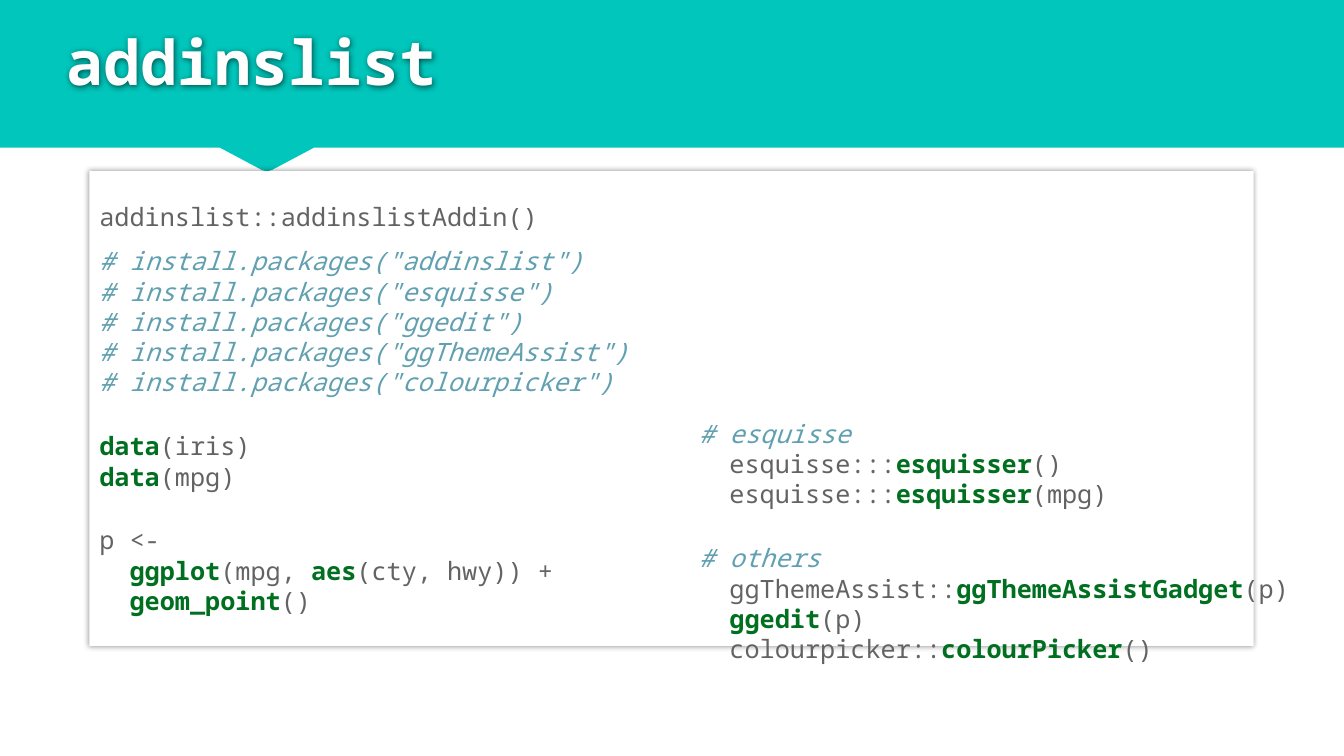
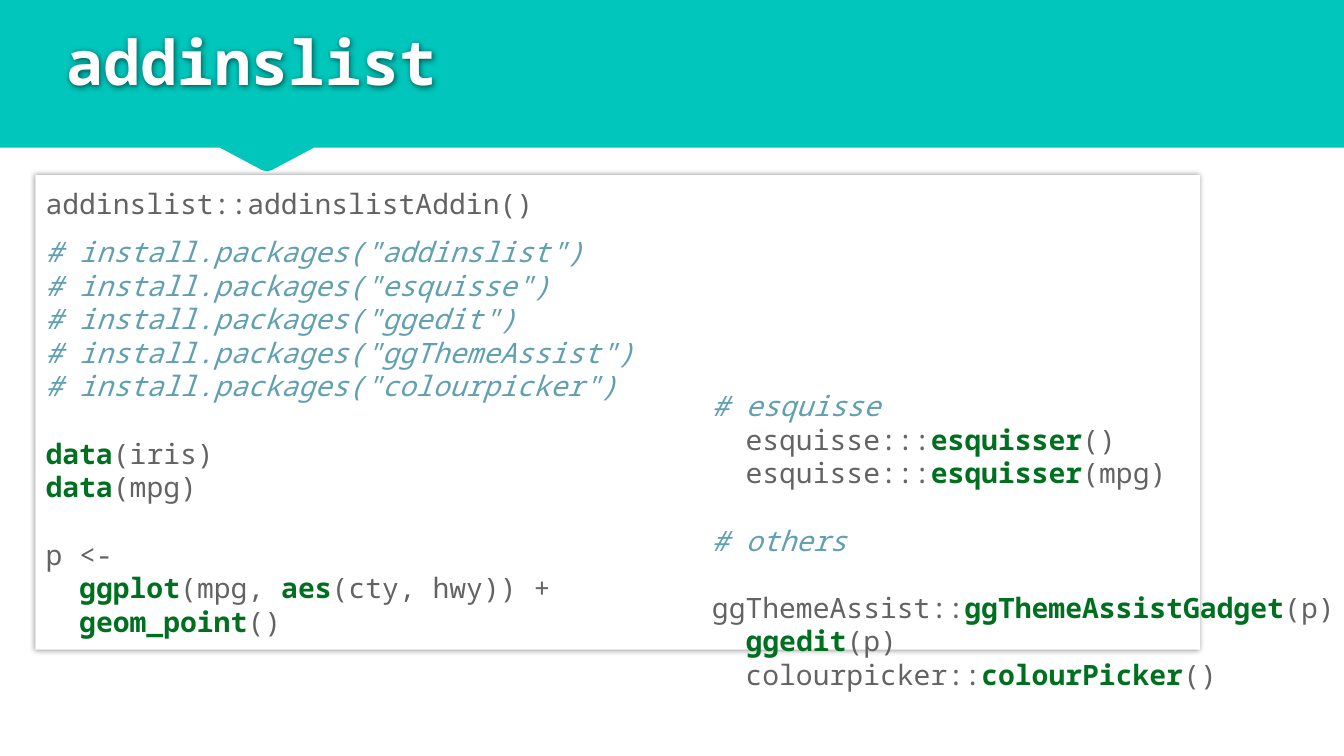
Before and after one commit to rjake/talks-and-presentations, a slide deck: slide 43 of data_viz_2019_06_19.pptx (slide 44 before the commit). Drawn at 1344x756 pixels with LibreOffice and Linux fonts; fonts in the diff are those of the drawing. Boxes give left, top, right and bottom in pixels: in the first picture for what was removed or moved away, otherwise in the second. Text is boxed around its words. In the diff, an @@ line names an element or a change of style, - is before the commit and + after.

Commit message:
Increase font size

```diff
--- a/data_viz_2019_06_19.pptx
+++ b/data_viz_2019_06_19.pptx
@@ text "addinslist::addinslistAddin()" at bbox=[35, 175, 1200, 650]: size 18 to 20 pt @@
@@ text "addinslist::addinslistAddin()": place and size @@
-text "addinslist::addinslistAddin()" at bbox=[90, 171, 1254, 646]
+text "addinslist::addinslistAddin()" at bbox=[35, 175, 1200, 650]
@@ text "# esquisse esquisse:::esquisser() esquisse:::esquisser(mpg)  ...": place and size @@
-text "# esquisse esquisse:::esquisser() esquisse:::esquisser(mpg)  ..." at bbox=[729, 424, 1288, 664]
+text "# esquisse esquisse:::esquisser() esquisse:::esquisser(mpg)  ..." at bbox=[712, 395, 1335, 692]
@@ text "# esquisse esquisse:::esquisser() esquisse:::esquisser(mpg)  ..." at bbox=[712, 395, 1335, 692]: size 18 to 20 pt @@
```
Also in this commit, not shown: 36 other slides changed, 1 slide removed.
